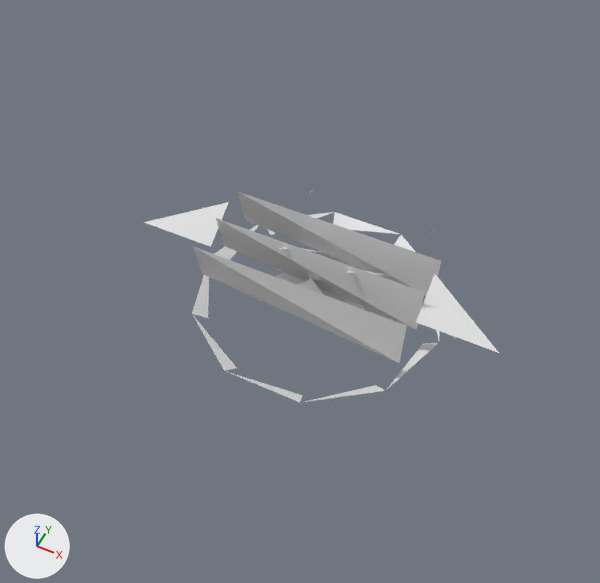
One commit to the OBJ model GameData/Meshes/Stations/korath/sensor_array.obj: the scene before it, then after it.
Both versions are drawn from a camera (50 mm lens) standing at (8.7, -19.1, 24.2) and looking at (0.5, -2.6, 3.6). The axes (+X, +Y, +Z) are drawn at lower left. The lights are the same throughout. The older version comes first. Where no turn or scale is listed for an object, it has been applied to the vertices. Vertices at exactly the same position are counted once.

Names of what the first picture shows: 'sensor_array'.
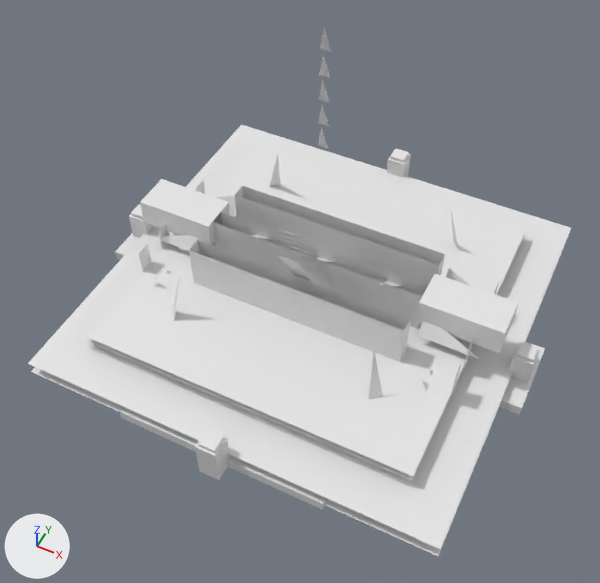
Diff of the bpy script that builds the scene:
```diff
--- a/GameData/Meshes/Stations/korath/sensor_array.obj.py
+++ b/GameData/Meshes/Stations/korath/sensor_array.obj.py
@@ me_sensor_array @@
 # used by ob_sensor_array; location = (0.0, 0.0, 0.0)
-me_sensor_array.from_pydata(...)  # 73 vertices, 30 faces; spans x -7.09..7.09, y -4.88..4.65, z 0.0..3.13
+me_sensor_array.from_pydata(...)  # 1049 vertices, 971 faces; spans x -8.37..8.37, y -8.25..8.25, z 0.0..11.94
+# me_sensor_array part 1: a new loose piece, a box spanning x 4.76..8.37, y -1.44..1.44, z 0.0..0.39
+# me_sensor_array part 2: a new loose piece, a box spanning x 0.22..3.83, y -7.69..-4.8, z 0.0..0.39
+# me_sensor_array part 3: a new loose piece, a box spanning x -3.83..-0.22, y -7.69..-4.8, z 0.0..0.39
+# me_sensor_array part 4: a new loose piece, a box spanning x -8.37..-4.76, y -1.44..1.44, z 0.0..0.39
+# me_sensor_array part 5: a new loose piece, a box spanning x 7.51..8.25, y -0.37..0.37, z 0.0..1.49
+# me_sensor_array part 6: a new loose piece, a box spanning x 7.58..8.18, y -0.3..0.3, z 1.34..1.64
+# me_sensor_array part 7: a new loose piece, a box spanning x -0.37..0.37, y -8.25..-7.51, z 0.0..1.49
+# me_sensor_array part 8: a new loose piece, a box spanning x -0.3..0.3, y -8.18..-7.58, z 1.34..1.64
+# me_sensor_array part 9: a new loose piece, a box spanning x -8.25..-7.51, y -0.37..0.37, z 0.0..1.49
+# me_sensor_array part 10: a new loose piece, a box spanning x -8.18..-7.58, y -0.3..0.3, z 1.34..1.64
+# me_sensor_array part 11: a new loose piece, a box spanning x -0.37..0.37, y 7.51..8.25, z 0.0..1.49
+# me_sensor_array part 12: a new loose piece, a box spanning x -0.3..0.3, y 7.58..8.18, z 1.34..1.64
+# me_sensor_array part 13: the loose piece of 21 vertices spanning x -4.85..4.85, y -4.61..4.61, z 0.0..0.39 is rebuilt with 21 vertices and now spans x -5.37..5.37, y -5.11..5.11, z 0.0..0.43
+# me_sensor_array part 14: the loose piece of 5 vertices spanning x -2.16..2.16, y 0.0, z 0.0..2.64 is deleted
+# me_sensor_array part 15: 11 vertices removed from x -4.1..4.1, y -2.01..1.27, z 0.58..3.13; 743 vertices added at x -7.66..7.76, y -7.66..7.66, z 0.15..5.97
+# me_sensor_array part 16: 15 vertices added at x -0.19..0.19, y -0.15..0.0, z 7.61..11.94
+# other edits to the shape of me_sensor_array do not show in these pictures
```

Where the change shows, as pixel boxes [x1, y1, x2, y2] in the pictures (600 x 583 px):
'sensor_array', reshaped (53% wider, 142% taller): before [144, 190, 499, 408]; after [28, 28, 571, 556]
part 1 of me_sensor_array, added: after [499, 341, 545, 415]
part 2 of me_sensor_array, added: after [227, 455, 327, 510]
part 3 of me_sensor_array, added: after [119, 407, 199, 452]
part 4 of me_sensor_array, added: after [115, 234, 139, 260]
part 5 of me_sensor_array, added: after [509, 342, 540, 384]
part 6 of me_sensor_array, added: after [516, 342, 538, 363]
part 7 of me_sensor_array, added: after [195, 430, 230, 480]
part 8 of me_sensor_array, added: after [198, 429, 224, 453]
part 9 of me_sensor_array, added: after [129, 214, 154, 238]
part 10 of me_sensor_array, added: after [131, 204, 143, 220]
part 11 of me_sensor_array, added: after [387, 151, 411, 177]
part 12 of me_sensor_array, added: after [390, 149, 409, 163]
part 13 of me_sensor_array, rebuilt (not visible afterwards): before [192, 212, 442, 402]
part 14 of me_sensor_array, deleted (mostly hidden): before [275, 272, 365, 310]
part 15 of me_sensor_array, built on: before [192, 192, 441, 363]; after [28, 124, 571, 556]
part 16 of me_sensor_array, added: after [318, 28, 331, 148]
